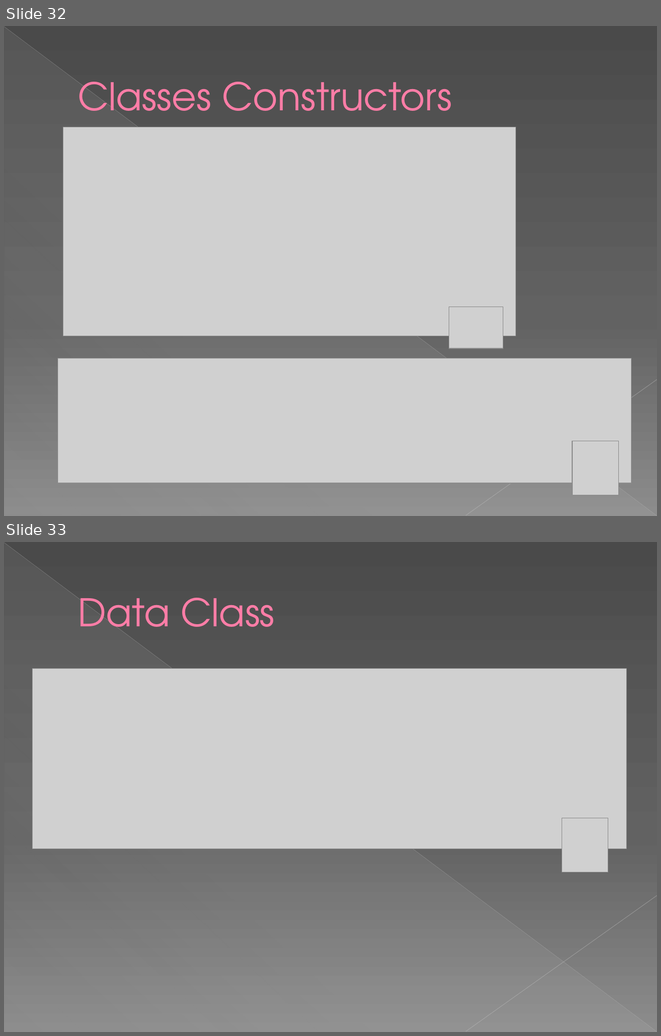
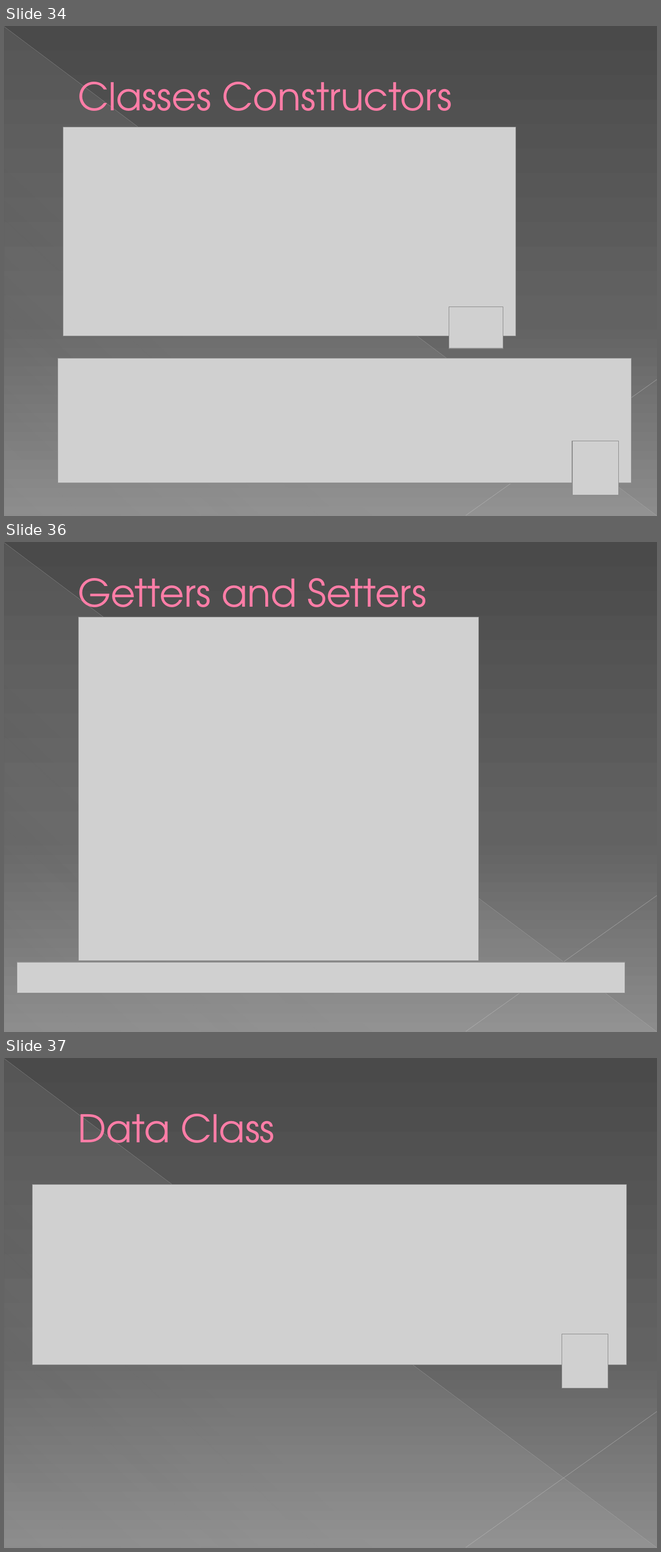
Before and after one commit to KeremAkkaya/kotlinpresentation, a slide deck: Kotlin Programlamaya Giriş.pptx. Shown one above the other, each under a label of ours: slides 32 and 33 before the commit, slides 34, 36 and 37 after it; the slides between them are not shown. The pictures are 661x1036 and 661x1552 pixels, drawn with LibreOffice and Linux fonts; fonts in the diff are those of the drawing; grey boxes stand for pictures. Boxes give left, top, right and bottom in pixels: in the first picture for what was removed or moved away, otherwise in the second. Text is boxed around its words. In the diff, an @@ line names an element or a change of style, - is before the commit and + after.

```diff
--- a/Kotlin Programlamaya Giriş.pptx
+++ b/Kotlin Programlamaya Giriş.pptx
@@ slide 36 added at [4, 542, 657, 1032], background gradient #4A4A4A to #626262 to #8C8C8C; not listed: 3 template elements that a slide beside it also shows @@
@@ title added at [78, 578, 426, 624], 42 pt, text #FF7DA7 @@
+Getters and Setters
@@ picture added at [78, 617, 478, 961] @@
@@ picture added at [17, 962, 625, 993] @@
@@ what was slide 32 is now slide 34 @@
@@ what was slide 33 is now slide 37 @@
```
Also in this commit, not shown: 8 slides changed, 7 other slides added.
